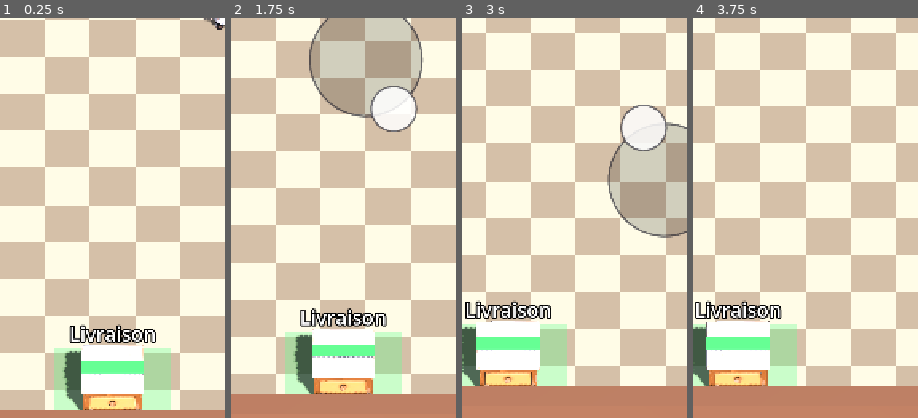
Above: before the commit, frames 1-4 (left to right).
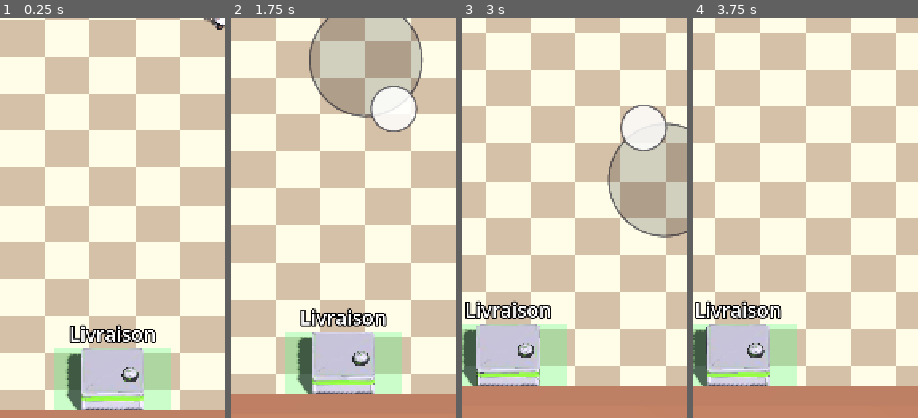
Above: after the commit, the same moments.

Repository: RayaneChCh-dev/Ratoir
Game: Godot game, scene res://scenes/main.tscn
Two runs of this game, one before a commit and one after it. Both use one fixed random seed, a clock stepped at 60 frames per second and the inputs below.
Inputs (mouse positions are % of the whole screen's width and height, from its top left):
- Up to frame 1 (0.25 s): no input
- Up to frame 2 (1.75 s): tap Enter at 0.5 s; drag from (50, 4) to (60, 28) at 0.52 s; drag from (30, 55) to (45, 70) at 1.27 s
- Up to frame 3 (3 s): move the mouse to (60, 28) at 2.02 s; hold D (move_right) 2.03-2.75 s; drag from (45, 70) to (20, 35) at 2.77 s
- Up to frame 4 (3.75 s): move the mouse to (80, 65) at 3.52 s; hold A (move_left) from 3.53 s (still down)
The pictures show only the part of the screen within x 0-50%, y 50-100%; the shares and areas given below are measured in that part.

The runs differ from the first frame. In frame 1, 4.7% of the frame differs, in the area x 27-64%, y 81-98%; in frame 2, 4.7%; in frame 3, 4.7%; in frame 4, 4.7%.

Commit message:
Ajoute le comptoir de livraison, l'assiette cuisinée et la poêle
- pass.glb remplace le plan de travail à la livraison (bande verte et cloche
  incluses dans le modèle)
- item.gd : l'état COOKED affiche plate_dish.glb (constante MODELS,
  les autres états gardent leurs formes simples en attendant leurs modèles)
- frying_pan.glb prêt pour le coup sur le rat
- Testé : le chef porte l'assiette, livraison → score 1

Co-Authored-By: Claude Opus 5.5 <noreply@anthropic.com>

Diff:
--- a/scenes/delivery_counter.tscn
+++ b/scenes/delivery_counter.tscn
@@ -1,7 +1,7 @@
 [gd_scene format=3]
 
 [ext_resource type="Script" path="res://scripts/delivery_counter.gd" id="1_script"]
-[ext_resource type="PackedScene" path="res://assets/models/kitchen/counter.glb" id="3_model"]
+[ext_resource type="PackedScene" path="res://assets/models/kitchen/pass.glb" id="3_model"]
 
 [sub_resource type="BoxShape3D" id="Shape_area"]
 size = Vector3(2.6, 1, 2.6)
@@ -15,9 +15,6 @@
 
 [sub_resource type="StandardMaterial3D" id="Mat_counter"]
 albedo_color = Color(0.72, 0.76, 0.8, 1)
-
-[sub_resource type="StandardMaterial3D" id="Mat_stripe"]
-albedo_color = Color(0.3, 0.85, 0.4, 1)
 
 [node name="DeliveryCounter" type="Node3D"]
 script = ExtResource("1_script")
@@ -35,12 +32,7 @@
 material = SubResource("Mat_counter")
 
 [node name="Model" parent="." instance=ExtResource("3_model")]
-transform = Transform3D(1.4, 0, 0, 0, 1.4, 0, 0, 0, 1.4, 0, 0.574, 0)
-
-[node name="Stripe" type="CSGBox3D" parent="."]
-position = Vector3(0, 1.16, 0)
-size = Vector3(1.4, 0.04, 0.3)
-material = SubResource("Mat_stripe")
+transform = Transform3D(1.4, 0, 0, 0, 1.4, 0, 0, 0, 1.4, 0, 0.63, 0)
 
 [node name="Area3D" type="Area3D" parent="."]
 
--- a/scripts/item.gd
+++ b/scripts/item.gd
@@ -7,6 +7,11 @@
 const TOMATO_COLOR := Color(0.9, 0.2, 0.15)
 const COOKED_COLOR := Color(0.72, 0.32, 0.12)
 const PLATE_COLOR := Color(0.97, 0.97, 0.95)
+
+## Modèles 3D par état (échelle, hauteur du centre). Un état absent garde sa forme simple.
+const MODELS := {
+	State.COOKED: [preload("res://assets/models/food/plate_dish.glb"), 0.65, 0.11],
+}
 
 var state := State.RAW:
 	set(value):
@@ -22,6 +27,13 @@
 func _rebuild() -> void:
 	for child in get_children():
 		child.queue_free()
+	if MODELS.has(state):
+		var entry: Array = MODELS[state]
+		var model: Node3D = entry[0].instantiate()
+		model.scale = Vector3.ONE * entry[1]
+		model.position.y = entry[2]
+		add_child(model)
+		return
 	match state:
 		State.RAW:
 			_add_sphere(TOMATO_COLOR, 0.22, Vector3(0, 0.22, 0))
Binary file added: assets/models/food/plate_dish.glb
Not shown, added: assets/models/food/plate_dish.glb.import
Binary file added: assets/models/food/plate_dish_0.jpg
Not shown, added: assets/models/food/plate_dish_0.jpg.import
Binary file added: assets/models/kitchen/frying_pan.glb
Not shown, added: assets/models/kitchen/frying_pan.glb.import
Binary file added: assets/models/kitchen/frying_pan_0.jpg
Not shown, added: assets/models/kitchen/frying_pan_0.jpg.import
Binary file added: assets/models/kitchen/pass.glb
Not shown, added: assets/models/kitchen/pass.glb.import
Binary file added: assets/models/kitchen/pass_0.jpg
Not shown, added: assets/models/kitchen/pass_0.jpg.import
(and 2 more such lines)
